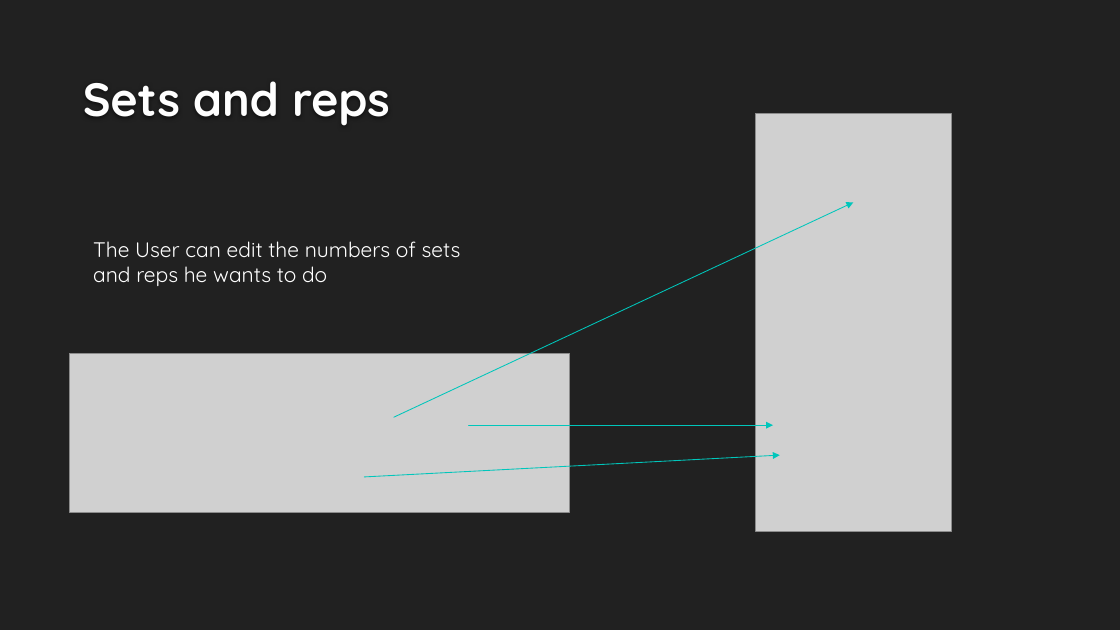
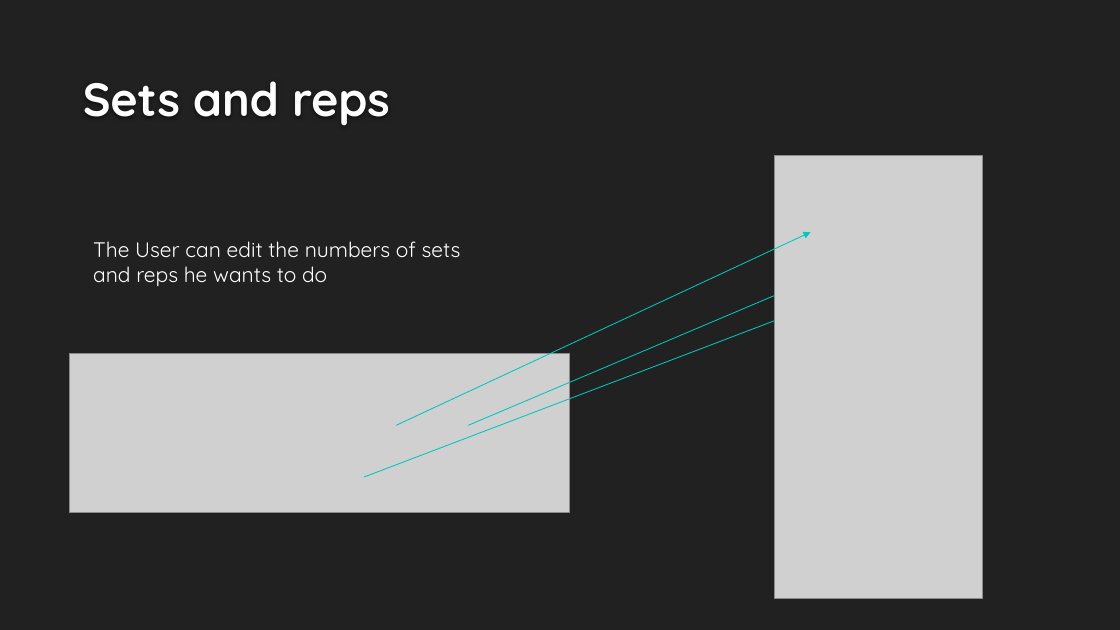
Before and after one commit to mkaramb/terrierFitness, a slide deck: slide 8 of ProjectArchitecture.pptx. Drawn at 1120x630 pixels with LibreOffice and Linux fonts; fonts in the diff are those of the drawing; grey boxes stand for pictures; background and template pictures are left out. Boxes give left, top, right and bottom in pixels: in the first picture for what was removed or moved away, otherwise in the second. Text is boxed around its words. In the diff, an @@ line names an element or a change of style, - is before the commit and + after.

```diff
--- a/ProjectArchitecture.pptx
+++ b/ProjectArchitecture.pptx
@@ picture: place and size @@
-picture at <box>756,113,952,532</box>
+picture at <box>775,155,982,598</box>
@@ arrow moved from (394, 418) - (854, 202) to (397, 425) - (811, 232) @@
@@ arrow moved from (469, 425) - (773, 425) to (469, 425) - (924, 232) @@
@@ arrow moved from (365, 477) - (780, 455) to (365, 477) - (924, 264) @@
```
Also in this commit, not shown: 6 other slides changed.
